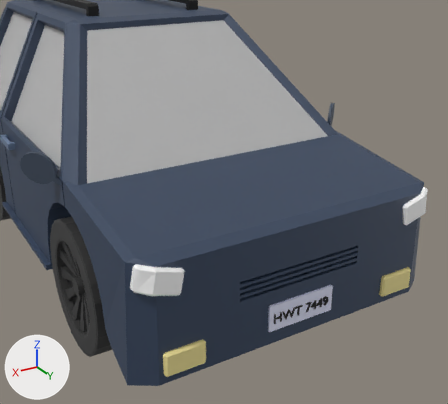
Before and after pictures for a commit that changed the Blender file assets/models/zones/oceanside_cliff/car.blend.
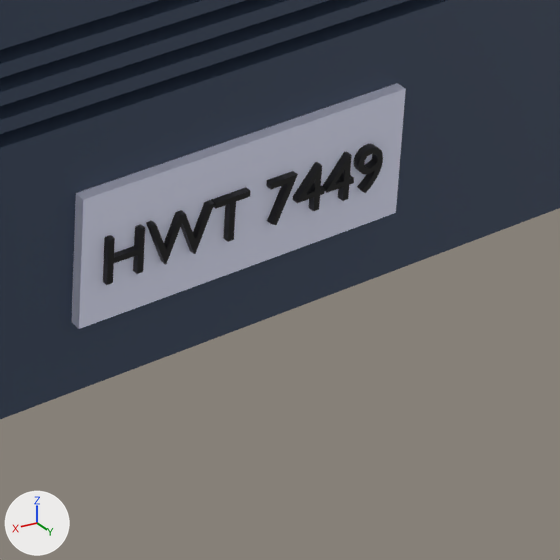
Old and new are each drawn whole from a 50 mm camera at (11.52, 29.42, 14.8) aimed at (-1.37, 7.95, 4.07) and again close up on the part from 57% to 81% of the width and 66% to 93% of the height. Lighting does not change. The marker at lower left points along +X, +Y and +Z.

Script lines for the objects in view, before the commit:
```python
me_cube_002 = bpy.data.meshes.new('Cube.002')
me_cube_002.from_pydata(...)  # 350 vertices, 260 faces; spans x -1.04..1.04, y -0.99..1.12, z -1.0..3.18
me_cube_002.materials.append(mat_material_001)  # dark blue #38475e
me_plane_002 = bpy.data.meshes.new('Plane.002')
me_plane_002.from_pydata(...)  # a box spanning x -0.87..0.87, y -0.83..0.83, z 0.0..0.44
me_plane_002.materials.append(mat_material_015)  # white #e5e8ff
txt_text_002 = bpy.data.curves.new('Text.002', 'FONT')
txt_text_002.body = 'HWT 7449'
txt_text_002.materials.append(mat_material_014)  # black #000000
txt_text_002.extrude = 0.08
ob_body = bpy.data.objects.new('Body', me_cube_002)
ob_body.location = (-3.343, -5.204, 1.383)
ob_body.scale = (7.76, 14.6, 2.96)
ob_number_plate = bpy.data.objects.new('Number Plate', me_plane_002)
ob_number_plate.location = (-3.343, 11.268, -0.227)
ob_number_plate.rotation_euler = (1.571, 0.0, 0.0)  # degrees (90, 0, 0)
ob_number_plate.scale = (1.97, 0.761, 1.3)
ob_numberplate = bpy.data.objects.new('NumberPlate', txt_text_002)
ob_numberplate.location = (-1.817, 11.273, -0.473)
ob_numberplate.rotation_euler = (1.571, 0.0, -3.146)  # degrees (90, 0, -180)
ob_numberplate.scale = (0.644, 0.644, 0.644)
```
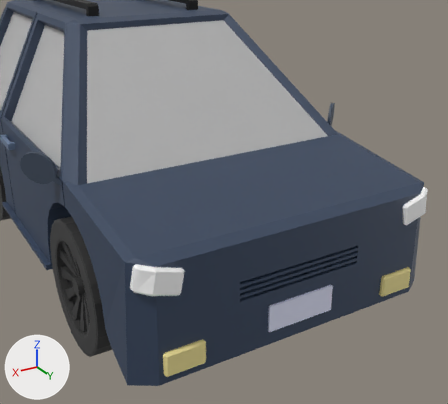
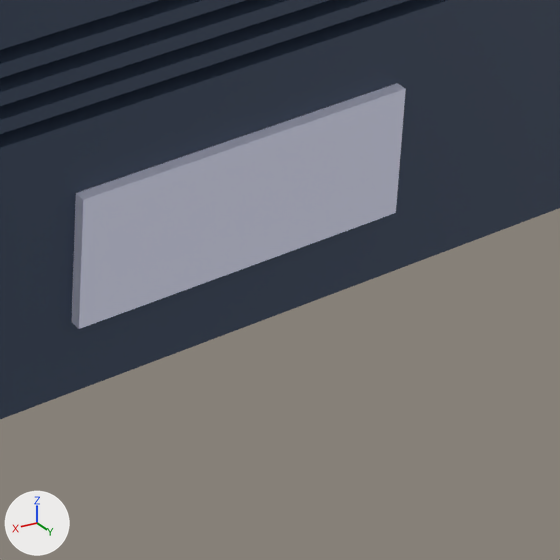
Where the newer file only moved an object's origin or applied its transform, the numbers keep the older frame.

Location of each change, [x1, y1, x2, y2] in pixels of the close-ups (560 x 560 px):
'NumberPlate', deleted (black): before [103, 144, 383, 285]

Edits to the bpy script that builds the scene:
```text
Remove ob_numberplate:
    ob_numberplate = bpy.data.objects.new('NumberPlate', txt_text_002)
    ob_numberplate.location = (-1.817, 11.273, -0.473)
    ob_numberplate.rotation_euler = (1.571, 0.0, -3.146)  # degrees (90, 0, -180)
    ob_numberplate.scale = (0.644, 0.644, 0.644)
```
